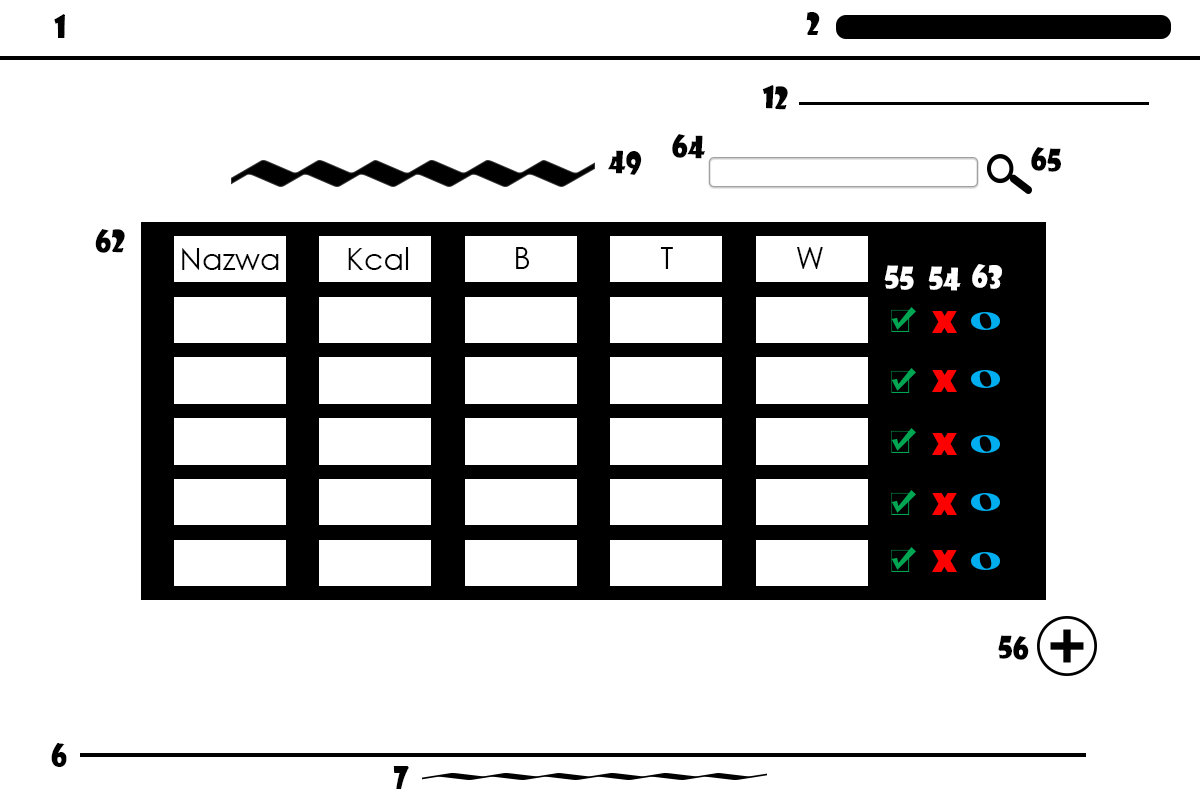
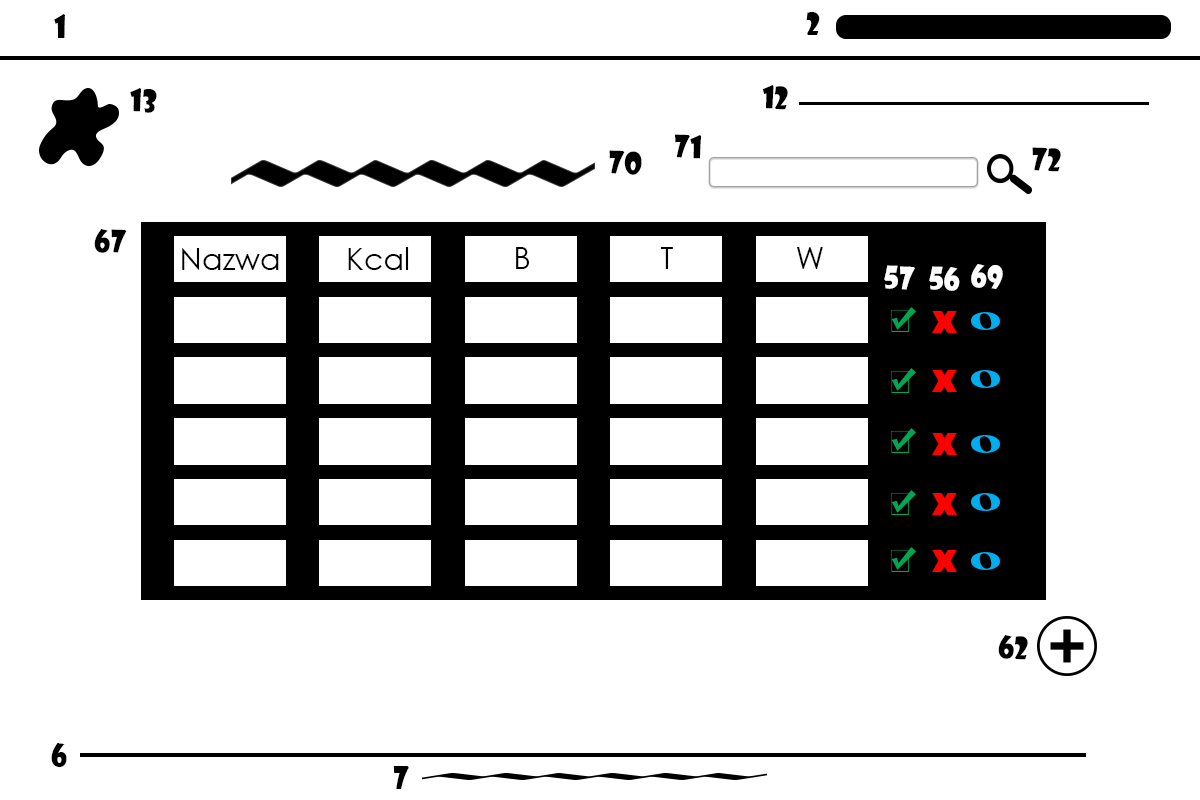
Layers edited between the first and the second 1200 x 800 image:
painted on "63" over left=971, top=264, right=1003, bottom=289
painted on "55" over left=884, top=265, right=915, bottom=290
painted on "53" over left=928, top=266, right=961, bottom=291
added layer "logo" above "13" over left=39, top=88, right=119, bottom=166
added layer "13" above "W" over left=130, top=88, right=157, bottom=113
painted on "62" over left=94, top=229, right=127, bottom=253
painted on "56" over left=998, top=635, right=1029, bottom=660
painted on "65" over left=1031, top=147, right=1061, bottom=172
painted on "64" over left=672, top=134, right=705, bottom=159
painted on "49" over left=608, top=150, right=642, bottom=175
